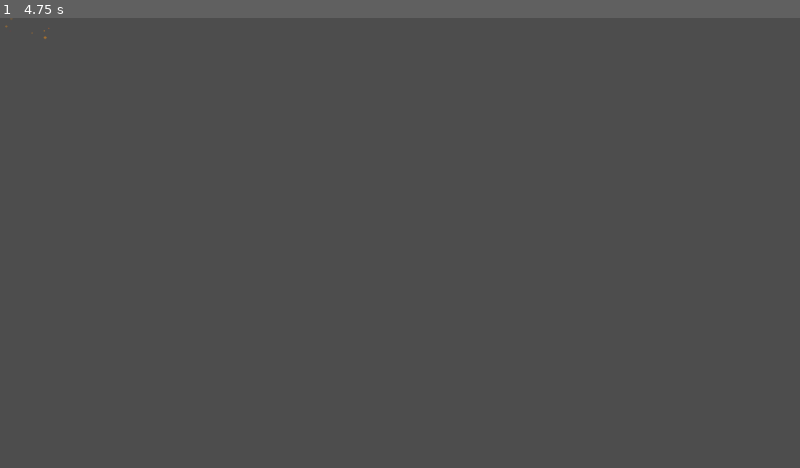
Above: before the commit, frame 1.
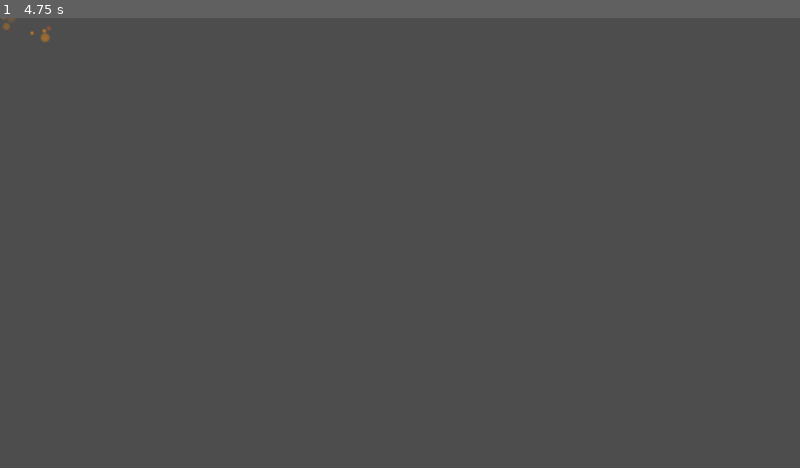
Above: after the commit, the same moment.

Repository: ramonsamagaio/Oathwake-Main
Game: Godot game, scene res://scenes/effects/FireflyAreaNative.tscn
Two runs of this game, one before a commit and one after it. Both use one fixed random seed, a clock stepped at 60 frames per second and the inputs below. This scene is started directly instead of the project's main scene.
Inputs (mouse positions are in pixels of both pictures, inside the frame that each line leads up to):
- Up to frame 1 (4.75 s): tap Enter at 0.5, 2, 3.5 s; move the mouse to (576, 220) at 0.52 s; hold D 0.53-1.25 s; tap B at 0.6 s; click (576, 220) at 0.67 s; tap Space at 0.77, 1.25, 2.75, 3.77, 4.25 s; drag from (240, 265) to (360, 333) at 1.27 s; move the mouse to (480, 144) at 2.02 s; hold D 2.03-2.75 s; tap 2 at 2.1 s; drag from (360, 333) to (160, 175) at 2.77 s; move the mouse to (640, 310) at 3.52 s; hold A 3.53-4.25 s; tap 4 at 3.6 s; drag from (160, 175) to (280, 130) at 4.27 s

The runs differ from the first frame. In frame 1, less than 0.1% of the frame differs, in the area x 0-7%, y 0-6%.

Commit message:
Use native resources instead of effect sprite files

Diff:
--- a/scenes/effects/FireflyAreaNative.tscn
+++ b/scenes/effects/FireflyAreaNative.tscn
@@ -1,7 +1,7 @@
 [gd_scene load_steps=3 format=3]
 
 [ext_resource type="ParticleProcessMaterial" path="res://resources/effects/particles/firefly_particles.tres" id="1_firefly_particles"]
-[ext_resource type="Texture2D" path="res://assets/effects/particles/firefly_pixel.svg" id="2_firefly_pixel"]
+[ext_resource type="Texture2D" path="res://resources/effects/textures/particle_soft_dot.tres" id="2_particle_dot"]
 
 [node name="FireflyAreaNative" type="GPUParticles2D"]
 emitting = true
@@ -12,5 +12,5 @@
 visibility_rect = Rect2(-128, -96, 256, 192)
 local_coords = false
 process_material = ExtResource("1_firefly_particles")
-texture = ExtResource("2_firefly_pixel")
+texture = ExtResource("2_particle_dot")
 z_index = 45
